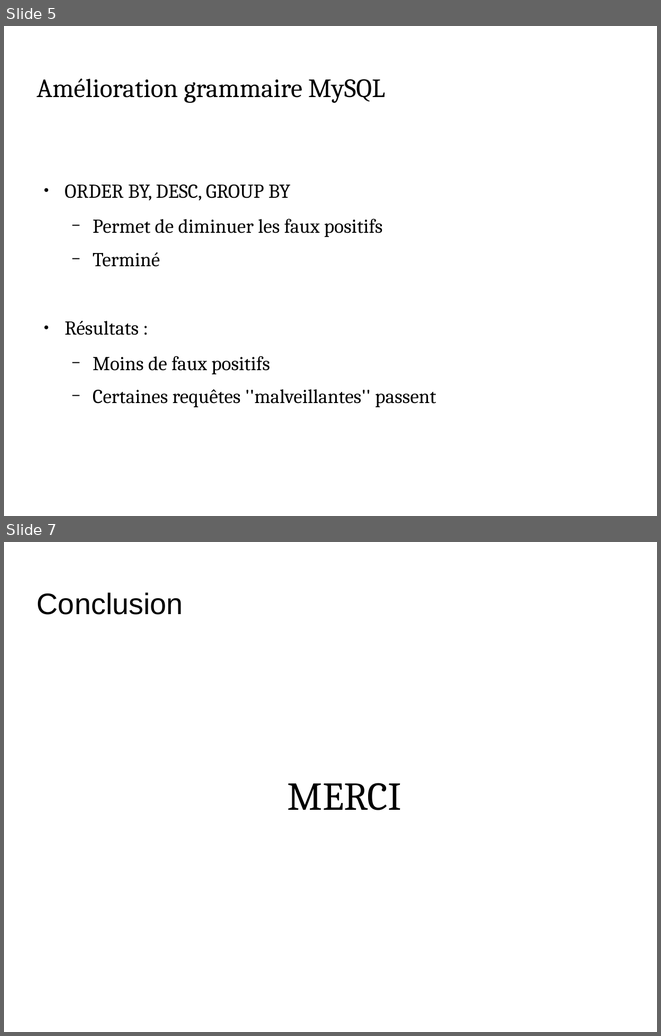
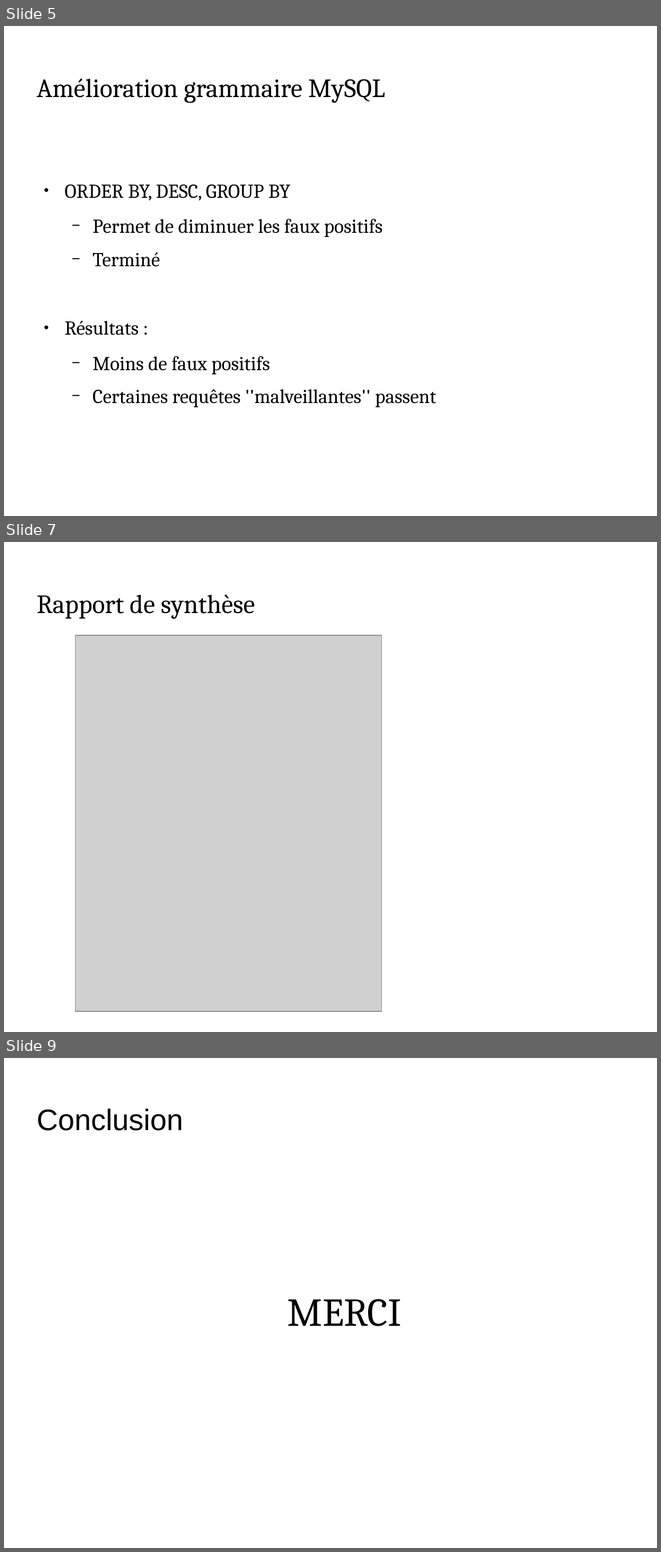
Before and after one commit to Kertek/projet_dbf, a slide deck: gestion_de_projet/Reunions/Presentation_6_23052017_CASSIOPEE_DBF.odp. Shown one above the other, each under a label of ours: slides 5 and 7 before the commit, slides 5, 7 and 9 after it; the slides between them are not shown. The pictures are 661x1036 and 661x1552 pixels, drawn with LibreOffice and Linux fonts; fonts in the diff are those of the drawing; grey boxes stand for pictures; background and template pictures are left out. Boxes give left, top, right and bottom in pixels: in the first picture for what was removed or moved away, otherwise in the second. Text is boxed around its words. In the diff, an @@ line names an element or a change of style, - is before the commit and + after.

```diff
--- a/gestion_de_projet/Reunions/Presentation_6_23052017_CASSIOPEE_DBF.odp
+++ b/gestion_de_projet/Reunions/Presentation_6_23052017_CASSIOPEE_DBF.odp
@@ slide 7 added at <box>4,542,657,1032</box>, background picture (left out) @@
@@ title added at <box>37,594,255,619</box>, 32 pt, text #000000 @@
+Rapport de synthèse
@@ picture added at <box>75,635,382,1011</box> @@
@@ what was slide 7 is now slide 9 @@
```
Also in this commit, not shown: 5 slides changed, 1 other slide added.
